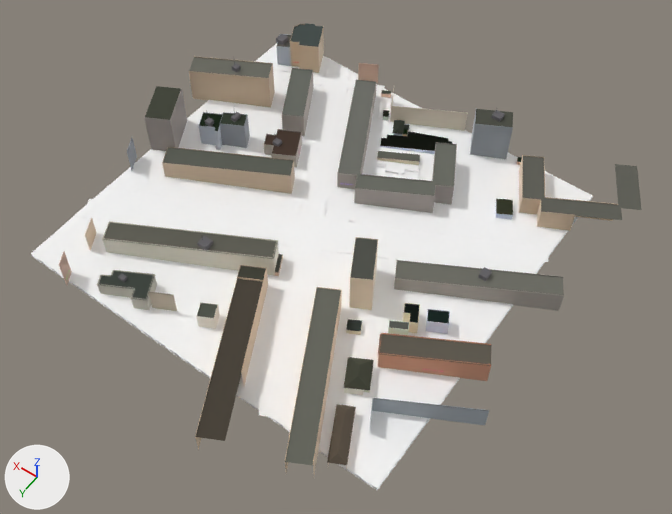
What one commit did to the glTF model public/tiles/0/-4_-12.glb.
Before and after are seen from a camera (50 mm lens) standing at (-1125.0, 3251.0, 590.0) and looking at (-919.0, 2962.0, 137.0). Arrows for +X, +Y and +Z are at lower left; the lights stay in place. The picture after the commit comes second. Where no turn or scale is listed for an object, it has been applied to the vertices. Vertices at exactly the same position are counted once.

The first picture shows 't0_-4_-12'.
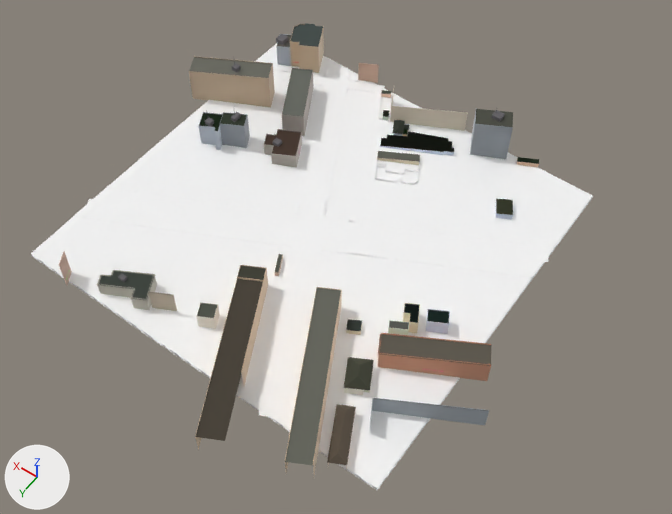
Where the newer file only moved an object's origin or applied its transform, the numbers keep the older frame.

Edits to the bpy script that builds the scene:
```text
Change me_t0__4__12:
    used by ob_t0__4__12; location = (-904.0, 2950.2, 151.6)
    remove me_t0__4__12.from_pydata(...)  # 13042 vertices, 20170 faces; spans x -154.0..154.0, y -160.0..160.0, z -26.0..26.0
    add me_t0__4__12.from_pydata(...)  # 12635 vertices, 19722 faces; spans x -147.0..154.0, y -141.0..160.0, z -26.0..26.0
    me_t0__4__12 part 1: 17 loose pieces with 372 vertices, spanning x -154.0..150.0, y -160.0..99.0, z -24.0..20.0, are deleted
    me_t0__4__12 part 2: 25 vertices moved within x -106.0..120.0, y -73.0..117.0, z -21.0..-10.0; 78 vertices removed from x -73.0..136.0, y -109.0..117.0, z -20.0..12.0; 43 vertices added at x -106.0..136.0, y -109.0..116.0, z -21.0..-9.0
    other edits to the shape of me_t0__4__12 do not show in these pictures
```

Where the change shows, as pixel boxes [x1, y1, x2, y2] in the pictures (672 x 514 px; the box of a moved part takes in the faces that stretch with it):
't0_-4_-12', reshaped (8% narrower): before [31, 23, 642, 490]; after [31, 23, 593, 490]
part 1 of me_t0__4__12, deleted: before [85, 79, 642, 311]
part 2 of me_t0__4__12, moved or reshaped: before [103, 102, 505, 425]; after [111, 124, 515, 425]
